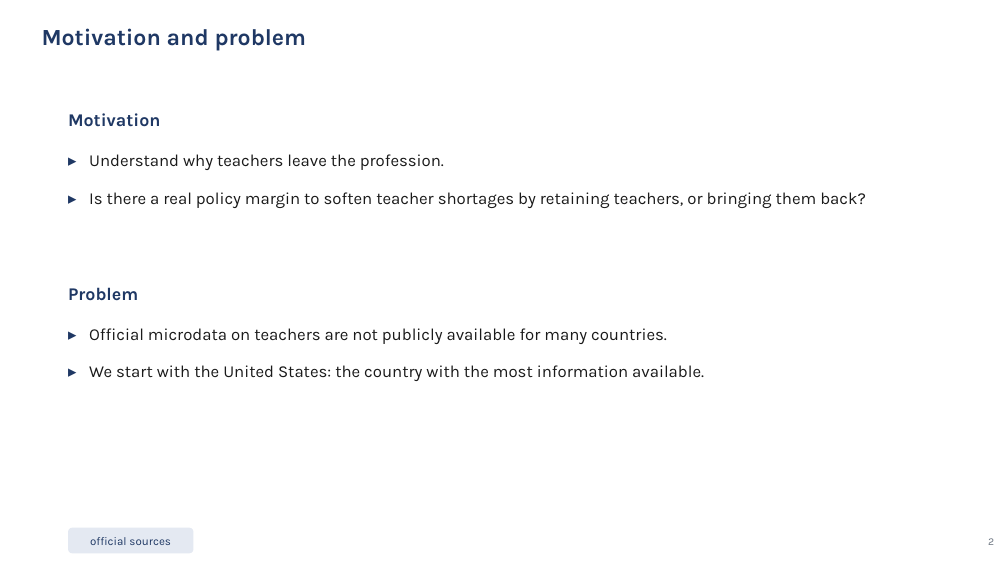
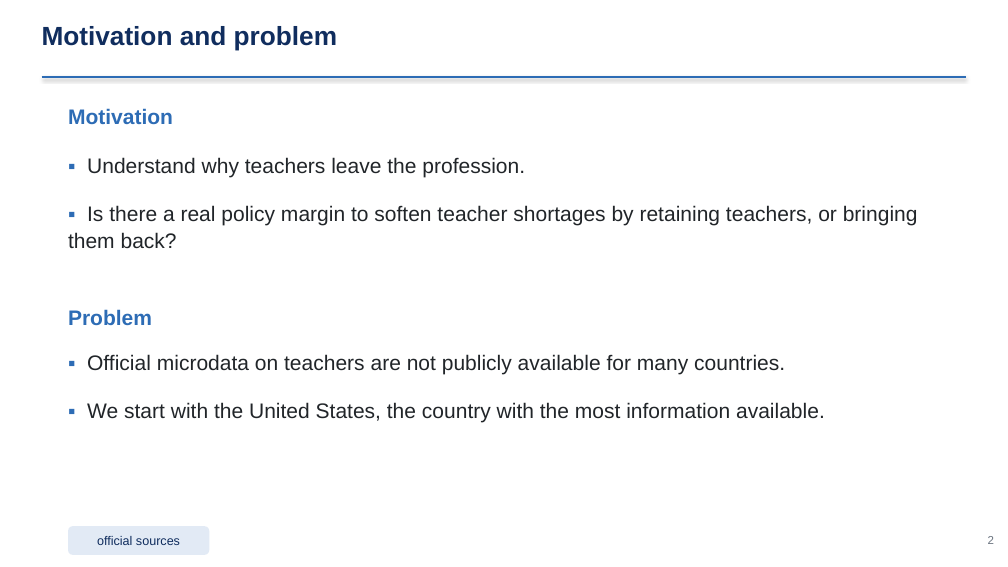
Before and after one commit to jedr1-ship-it/Alternative-Pathways----Quant, a slide deck: slide 2 of report/data_cluster/Proyect_US_cluster.pptx. Drawn at 1008x567 pixels with LibreOffice and Linux fonts; fonts in the diff are those of the drawing. Boxes give left, top, right and bottom in pixels: in the first picture for what was removed or moved away, otherwise in the second. Text is boxed around its words. In the diff, an @@ line names an element or a change of style, - is before the commit and + after.

```diff
--- a/report/data_cluster/Proyect_US_cluster.pptx
+++ b/report/data_cluster/Proyect_US_cluster.pptx
@@ text "Motivation and problem" at (x1=42, y1=26, x2=337, y2=51): size 22 to 25 pt, font Karla to Arial, text colour #1F3864 to #102D5E @@
@@ line added from (42, 77) to (966, 77), #2D6CB5 2.2 pt @@
@@ text "Motivation" at (x1=68, y1=108, x2=173, y2=124): size 17 to 20 pt, font Karla to Arial, text colour #1F3864 to #2D6CB5; line spacing 22.9pt to 25.6pt @@
@@ text at (x1=68, y1=157, x2=918, y2=248): text changed; size 16 to 20 pt; font Karla to Arial; text colour #1A1A1A to #212529 @@
-▸ Understand why teachers leave the profession.
-▸ Is there a real policy margin to soften teacher shortages by retaining teachers, or bringing them back?
+▪ Understand why teachers leave the profession.
+▪ Is there a real policy margin to soften teacher shortages by retaining teachers, or bringing them back?
@@ text "Problem" at (x1=68, y1=309, x2=152, y2=325): size 17 to 20 pt, font Karla to Arial, text colour #1F3864 to #2D6CB5; line spacing 22.9pt to 25.6pt @@
@@ text "Problem" moved from (x1=68, y1=287, x2=138, y2=301) to (x1=68, y1=309, x2=152, y2=325) @@
@@ text at (x1=87, y1=354, x2=825, y2=422): text changed; size 16 to 20 pt; font Karla to Arial; text colour #1A1A1A to #212529 @@
-▸ Official microdata on teachers are not publicly available for many countries.
-▸ We start with the United States: the country with the most information available.
+▪ Official microdata on teachers are not publicly available for many countries.
+▪ We start with the United States, the country with the most information available.
@@ rounded rectangle "official sources" resized from (x1=68, y1=528, x2=194, y2=554) to (x1=68, y1=526, x2=209, y2=555) @@
@@ rounded rectangle "official sources" at (x1=68, y1=526, x2=209, y2=555): size 11 to 12 pt, font Karla to Arial, text colour #1F3864 to #102D5E; fill #E4E9F2 to #E2EAF5 @@
@@ text "2" at (x1=988, y1=536, x2=994, y2=544): size 10 to 11 pt, font Karla to Arial @@
```
Also in this commit, not shown: 45 other slides changed, 2 slides added, 1 slide removed, 18 other files.
